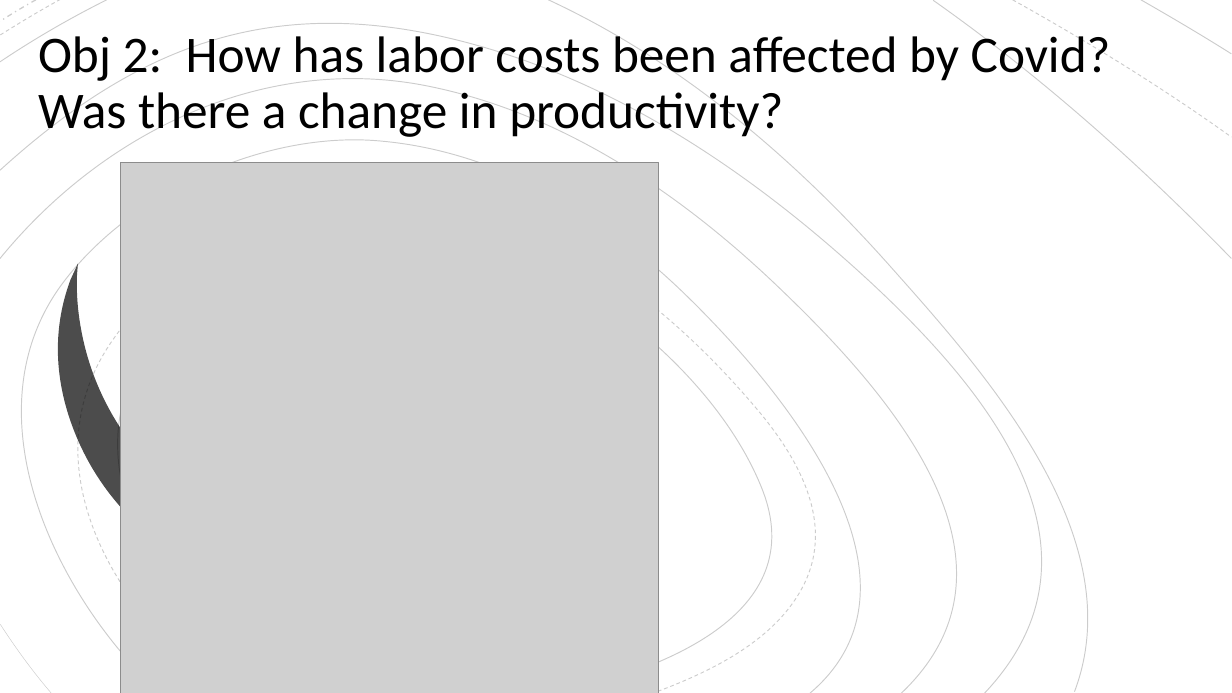
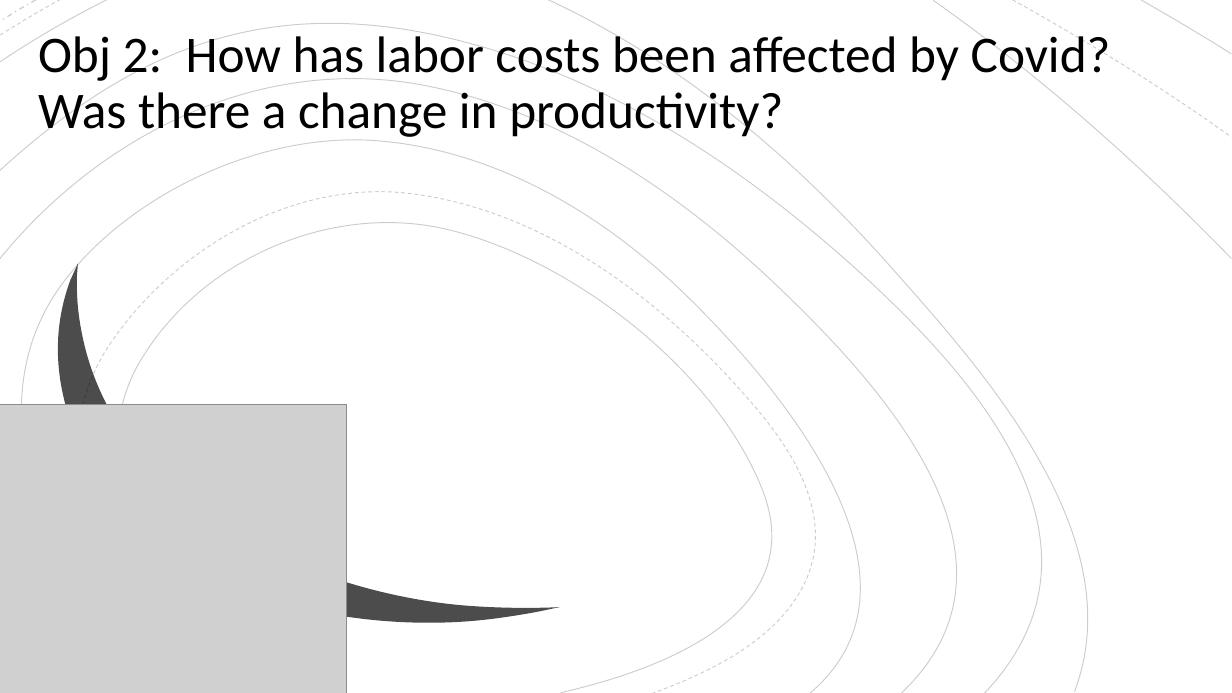
Before and after one commit to East-Coast-Collaboration/Final-Project, a slide deck: slide 10 of Presentation.pptx (slide 9 before the commit). Drawn at 1232x693 pixels with LibreOffice and Linux fonts; fonts in the diff are those of the drawing; grey boxes stand for pictures. Boxes give left, top, right and bottom in pixels: in the first picture for what was removed or moved away, otherwise in the second. Text is boxed around its words. In the diff, an @@ line names an element or a change of style, - is before the commit and + after.

```diff
--- a/Presentation.pptx
+++ b/Presentation.pptx
@@ picture: place and size @@
-picture at bbox=[120, 163, 659, 693]
+picture at bbox=[0, 405, 348, 693]
@@ freeform shape removed at bbox=[0, 625, 51, 693] @@
```
Also in this commit, not shown: 1 other slide changed, 4 slides added, 1 slide removed, 2 other files.
